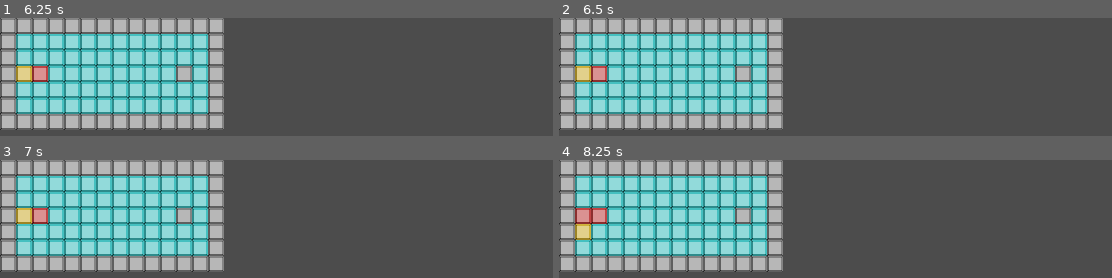
Above: before the commit, frames 1-4 (two rows, left to right).
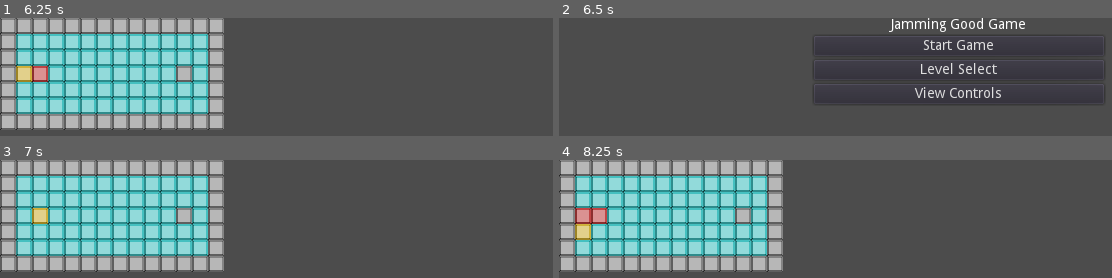
Above: after the commit, the same moments.

Repository: zkl6/game-jam-2020
Game: Godot game, scene res://src/scenes/main.tscn
The game is run twice, just before and just after one commit, with the same random seed, the same clock (stepped at 60 frames per second) and the same inputs.
Inputs (mouse positions are in pixels of both pictures, inside the frame that each line leads up to):
- Up to frame 1 (6.25 s): click "Level Select" at 0.5 s; click "View Controls" at 1.25 s; click "Start Game" at 2 s; tap Enter (ui_accept) at 2.75, 3.02, 3.5, 3.77, 5, 5.27, 6.02 s; hold Right (ui_right) 2.78-3.53 s; hold Down (ui_down) 3.53-4.28 s; tap R (restart_level) at 4.25, 5.75 s; hold Right (ui_right) 4.28-5.03 s; hold Up (ui_up) 5.03-5.78 s; hold Left (ui_left) from 5.78 s (still down)
- Up to frame 2 (6.5 s): keep holding Left (ui_left); tap Escape (ui_cancel) at 6.4 s
- Up to frame 3 (7 s): release Left (ui_left) at 6.5 s; click (398, 188) at 6.5 s, where only the run after the commit has a clickable "Start Game"
- Up to frame 4 (8.25 s): tap Enter (ui_accept) at 7.25, 7.52 s; hold Left (ui_left) 7.28-8.03 s; hold Down (ui_down) from 8.03 s (still down)

Frame 1 is identical in both runs. In frame 2, 38% of the frame differs, in the area x 0-96%, y 0-95%; in frame 3, 0.8%; in frame 4, nothing differs.

Commit message:
removed bugs pertaining to loading the main menu and levels

Diff:
--- /dev/null
+++ b/src/scenes/Main Menu.tscn
@@ -0,0 +1,48 @@
+[gd_scene load_steps=3 format=2]
+
+[ext_resource path="res://src/scenes/Main Menu.gd" type="Script" id=1]
+[ext_resource path="res://src/scenes/Start Game.gd" type="Script" id=2]
+
+[node name="Main Menu" type="MarginContainer"]
+anchor_left = 0.5
+anchor_right = 0.5
+margin_left = -145.0
+margin_right = 145.0
+margin_bottom = 56.0
+script = ExtResource( 1 )
+
+[node name="HBoxContainer" type="VBoxContainer" parent="."]
+margin_right = 290.0
+margin_bottom = 86.0
+
+[node name="Title" type="Label" parent="HBoxContainer"]
+margin_right = 290.0
+margin_bottom = 14.0
+text = "Jamming Good Game"
+align = 1
+valign = 1
+
+[node name="grid" type="VBoxContainer" parent="HBoxContainer"]
+margin_top = 18.0
+margin_right = 290.0
+margin_bottom = 86.0
+alignment = 1
+
+[node name="Start Game" type="Button" parent="HBoxContainer/grid"]
+margin_right = 290.0
+margin_bottom = 20.0
+text = "Start Game"
+script = ExtResource( 2 )
+
+[node name="Level Select" type="Button" parent="HBoxContainer/grid"]
+margin_top = 24.0
+margin_right = 290.0
+margin_bottom = 44.0
+text = "Level Select"
+
+[node name="View Controls" type="Button" parent="HBoxContainer/grid"]
+margin_top = 48.0
+margin_right = 290.0
+margin_bottom = 68.0
+text = "View Controls"
+[connection signal="pressed" from="HBoxContainer/grid/Start Game" to="HBoxContainer/grid/Start Game" method="_on_pressed"]
--- a/src/scenes/main.tscn
+++ b/src/scenes/main.tscn
@@ -1,52 +1,6 @@
-[gd_scene load_steps=4 format=2]
+[gd_scene load_steps=2 format=2]
 
 [ext_resource path="res://src/scripts/main.gd" type="Script" id=1]
-[ext_resource path="res://src/scenes/Main Menu.gd" type="Script" id=2]
-[ext_resource path="res://src/scenes/Start Game.gd" type="Script" id=3]
 
 [node name="Root" type="Node"]
 script = ExtResource( 1 )
-
-[node name="Main Menu" type="MarginContainer" parent="."]
-anchor_left = 0.5
-anchor_right = 0.5
-margin_left = -145.0
-margin_right = 145.0
-margin_bottom = 56.0
-script = ExtResource( 2 )
-
-[node name="HBoxContainer" type="VBoxContainer" parent="Main Menu"]
-margin_right = 290.0
-margin_bottom = 86.0
-
-[node name="Title" type="Label" parent="Main Menu/HBoxContainer"]
-margin_right = 290.0
-margin_bottom = 14.0
-text = "Jamming Good Game"
-align = 1
-valign = 1
-
-[node name="grid" type="VBoxContainer" parent="Main Menu/HBoxContainer"]
-margin_top = 18.0
-margin_right = 290.0
-margin_bottom = 86.0
-alignment = 1
-
-[node name="Start Game" type="Button" parent="Main Menu/HBoxContainer/grid"]
-margin_right = 290.0
-margin_bottom = 20.0
-text = "Start Game"
-script = ExtResource( 3 )
-
-[node name="Level Select" type="Button" parent="Main Menu/HBoxContainer/grid"]
-margin_top = 24.0
-margin_right = 290.0
-margin_bottom = 44.0
-text = "Level Select"
-
-[node name="View Controls" type="Button" parent="Main Menu/HBoxContainer/grid"]
-margin_top = 48.0
-margin_right = 290.0
-margin_bottom = 68.0
-text = "View Controls"
-[connection signal="pressed" from="Main Menu/HBoxContainer/grid/Start Game" to="Main Menu/HBoxContainer/grid/Start Game" method="_on_pressed"]
--- a/src/scripts/Events.gd
+++ b/src/scripts/Events.gd
@@ -23,6 +23,8 @@
 signal close_main_menu
 # warning-ignore:unused_signal
 signal load_level
+# warning-ignore:unused_signal
+signal load_main_menu
 
 #Expects direction player wants to move
 # warning-ignore:unused_signal
--- a/src/scripts/main.gd
+++ b/src/scripts/main.gd
@@ -6,15 +6,20 @@
 var inst
 var level
 var level_resource
+onready var menu_resource = load("res://src/scenes/Main Menu.tscn")
+onready var menu
 # Called when the node enters the scene tree for the first time.
 func _ready():
 # warning-ignore:return_value_discarded
 	Events.connect("restart_level", self, "_restart_level")
 	Events.connect("load_level", self, "_on_load_level")
+	Events.connect("load_main_menu", self, "_on_load_main_menu")
+	Events.emit_signal("load_main_menu")
 
-	#_on_load_level("1")
 
 func _restart_level():
+	if not level_is_in_memory():
+		return
 	level.queue_free()
 	level = level_resource.instance()
 	add_child(level)
@@ -23,9 +28,19 @@
 func _process(delta):
 	if Input.is_action_just_pressed("restart_level"):
 		_restart_level()
+	if Input.is_action_just_pressed("ui_cancel"):
+		_on_load_main_menu()
 
 func _on_load_level(name):
-	print("on load level")
 	level_resource = load("res://src/scenes/levels/" + name + ".tscn")
 	level = level_resource.instance()
 	add_child(level)
+
+func _on_load_main_menu():
+	if level_is_in_memory(): level.queue_free()
+	if not (menu and is_instance_valid(menu)):
+		menu = menu_resource.instance()
+		add_child(menu)
+
+func level_is_in_memory():
+	return level and is_instance_valid(level)
